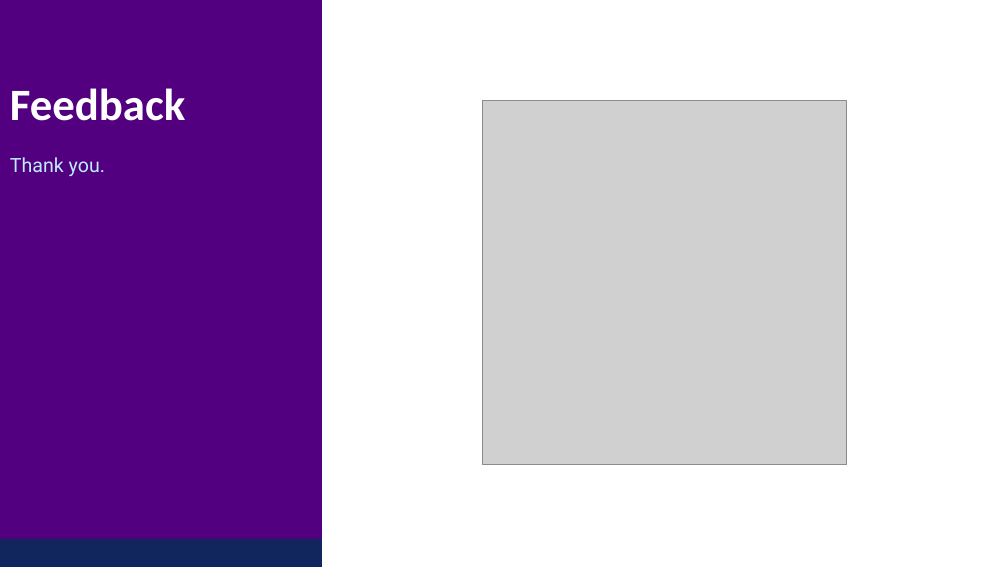
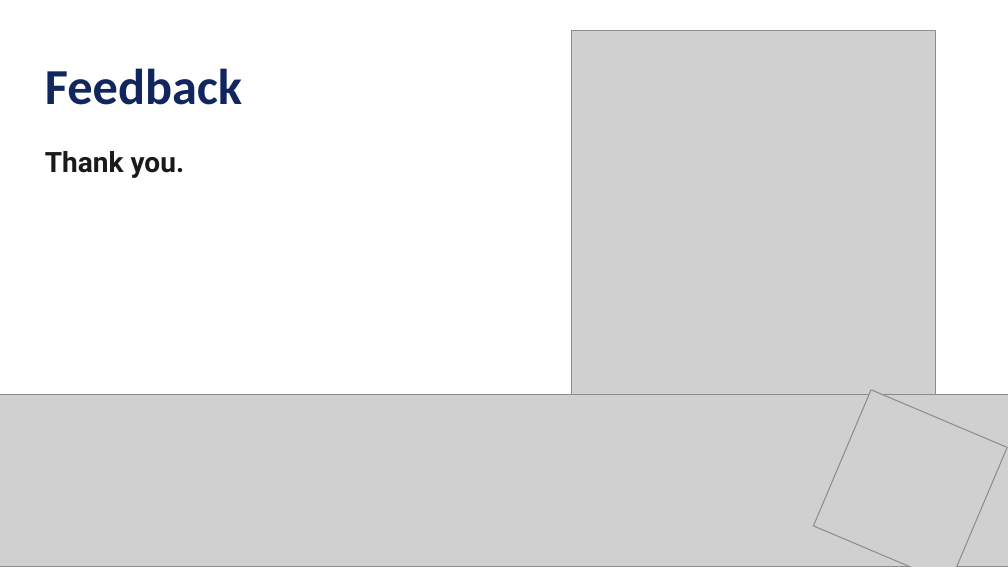
Before and after one commit to jpomfret/dab-presentation, a slide deck: slide 45 of Pomfret - dab - grillen.pptx. Drawn at 1008x567 pixels with LibreOffice and Linux fonts; fonts in the diff are those of the drawing; grey boxes stand for pictures. Boxes give left, top, right and bottom in pixels: in the first picture for what was removed or moved away, otherwise in the second. Text is boxed around its words. In the diff, an @@ line names an element or a change of style, - is before the commit and + after.

```diff
--- a/Pomfret - dab - grillen.pptx
+++ b/Pomfret - dab - grillen.pptx
@@ rectangle removed at (x1=0, y1=0, x2=322, y2=566) @@
-Feedback
-Thank you.
@@ picture moved from (x1=483, y1=101, x2=847, y2=465) to (x1=572, y1=30, x2=935, y2=394) @@
@@ text added at (x1=45, y1=68, x2=242, y2=105), 36 pt, text #10265D, bold @@
+Feedback
@@ text added at (x1=45, y1=151, x2=185, y2=178), 20 pt, text #1A1A1A, bold @@
+Thank you.
@@ picture added at (x1=0, y1=395, x2=1008, y2=567) @@
@@ picture added at (x1=814, y1=390, x2=1008, y2=567) @@
@@ rectangle removed at (x1=0, y1=539, x2=322, y2=567) @@
```
Also in this commit, not shown: 6 other slides changed, 3 slides added, 3 slides removed, 2 other files.
